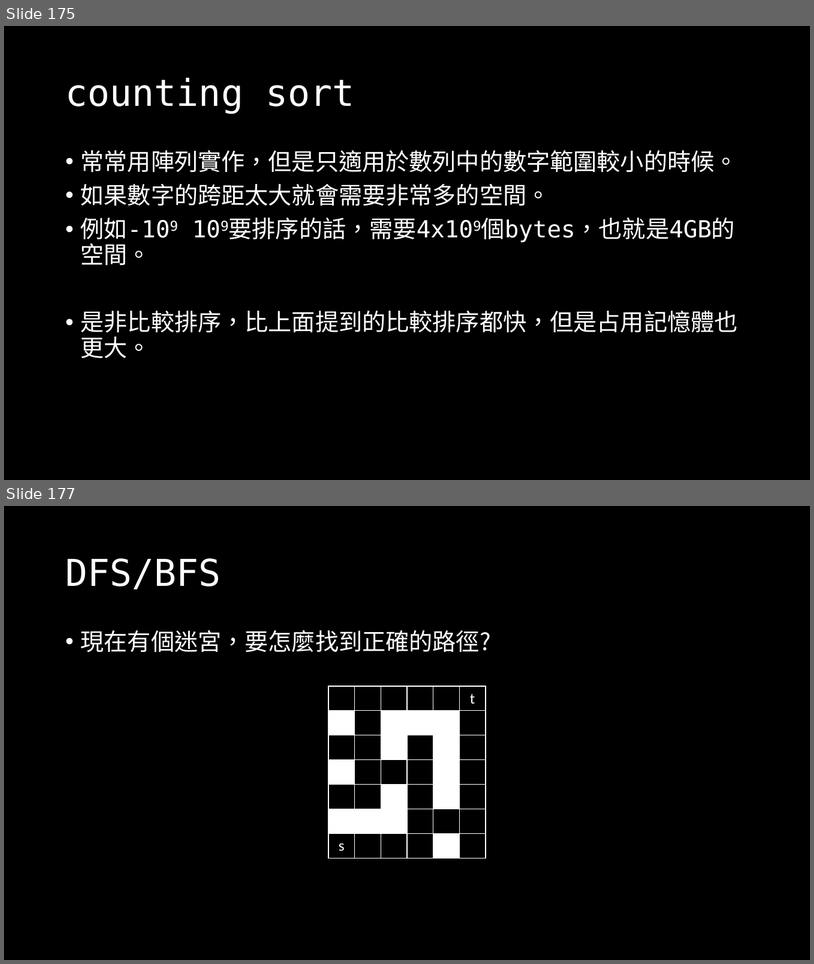
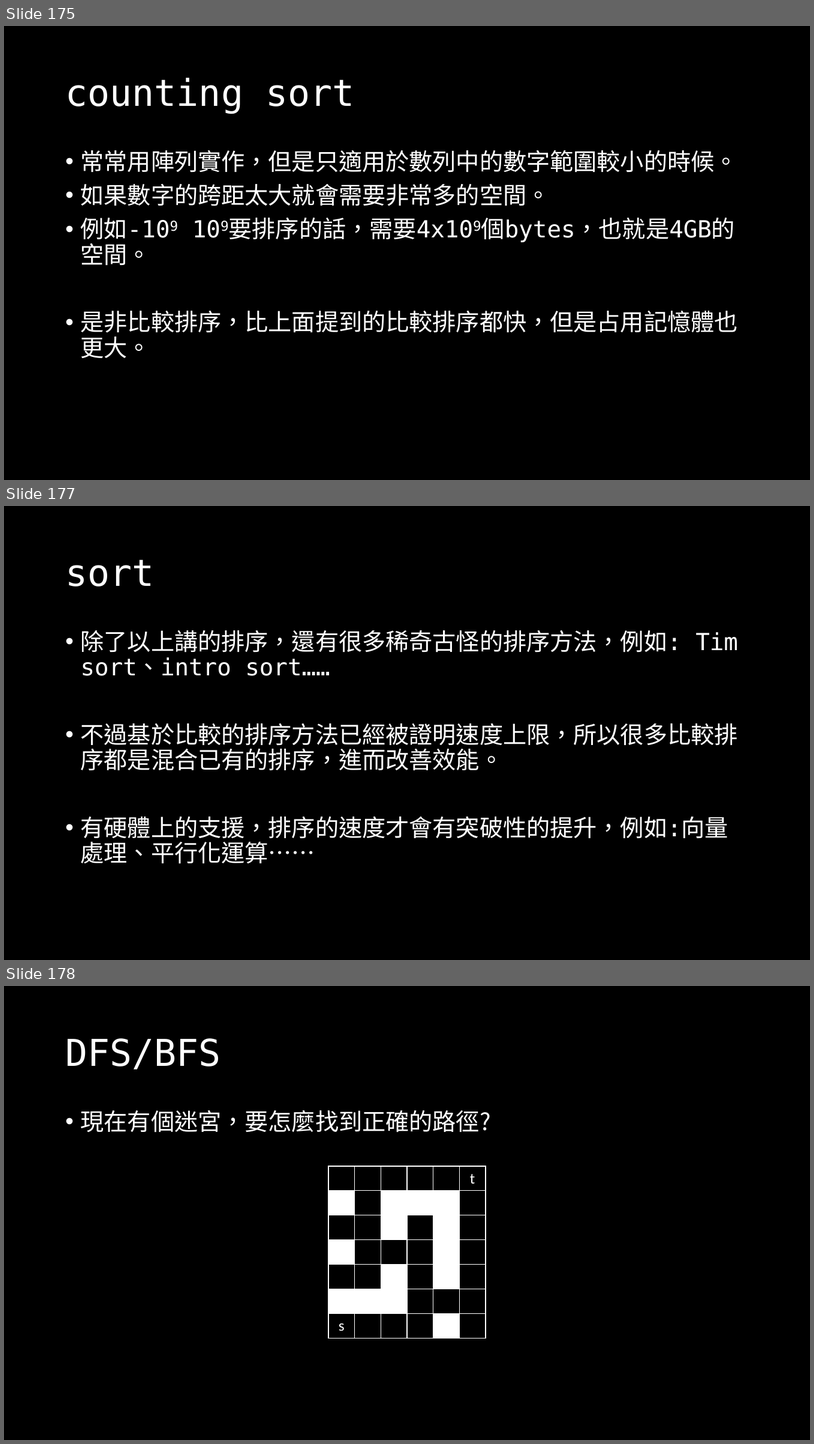
Before and after one commit to OEmiliatanO/those_c_prog_didnt_teach, a slide deck: Ch4/Ch4-algorithm.pptx. Shown one above the other, each under a label of ours: slides 175 and 177 before the commit, slides 175, 177 and 178 after it; the slides between them are not shown. The pictures are 814x964 and 814x1444 pixels, drawn with LibreOffice and Linux fonts; fonts in the diff are those of the drawing. Boxes give left, top, right and bottom in pixels: in the first picture for what was removed or moved away, otherwise in the second. Text is boxed around its words. In the diff, an @@ line names an element or a change of style, - is before the commit and + after.

```diff
--- a/Ch4/Ch4-algorithm.pptx
+++ b/Ch4/Ch4-algorithm.pptx
@@ slide 177 added at [4, 506, 810, 960], background #000000 @@
@@ title added at [65, 559, 154, 586], 44 pt, text #FFFFFF @@
+sort
@@ text added at [81, 630, 738, 864], 28 pt, text #FFFFFF @@
+• 除了以上講的排序，還有很多稀奇古怪的排序方法，例如: Tim sort、intro sort……
+• 不過基於比較的排序方法已經被證明速度上限，所以很多比較排序都是混合已有的排序，進而改善效能。
+• 有硬體上的支援，排序的速度才會有突破性的提升，例如:向量處理、平行化運算……
@@ what was slide 177 is now slide 178 @@
```
Also in this commit, not shown: 3 slides changed.
